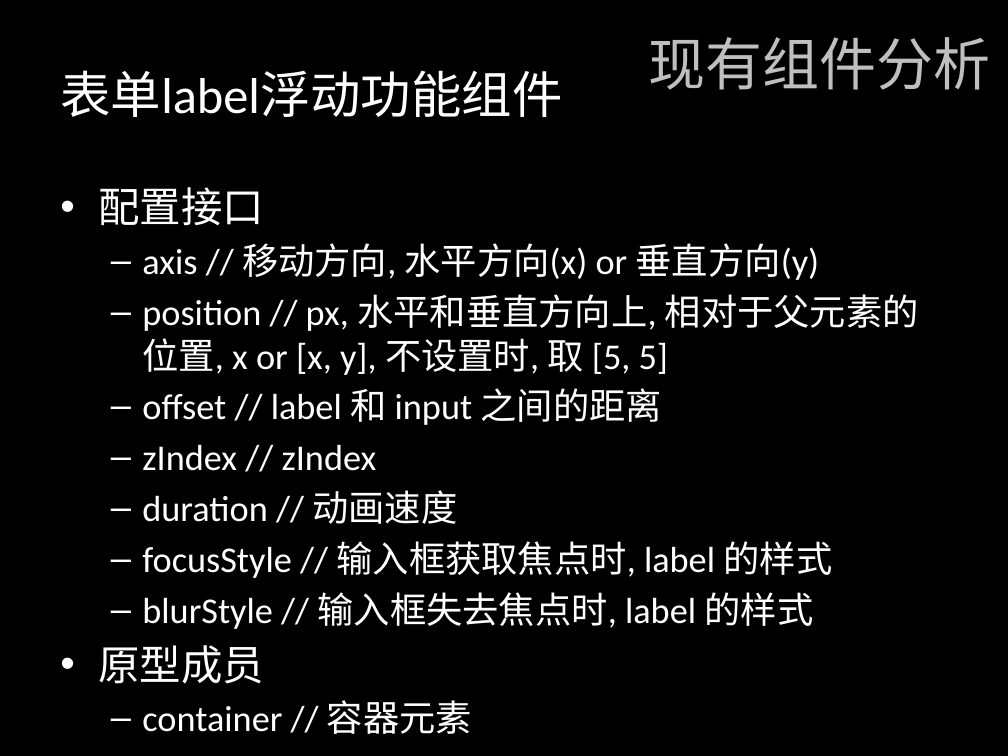
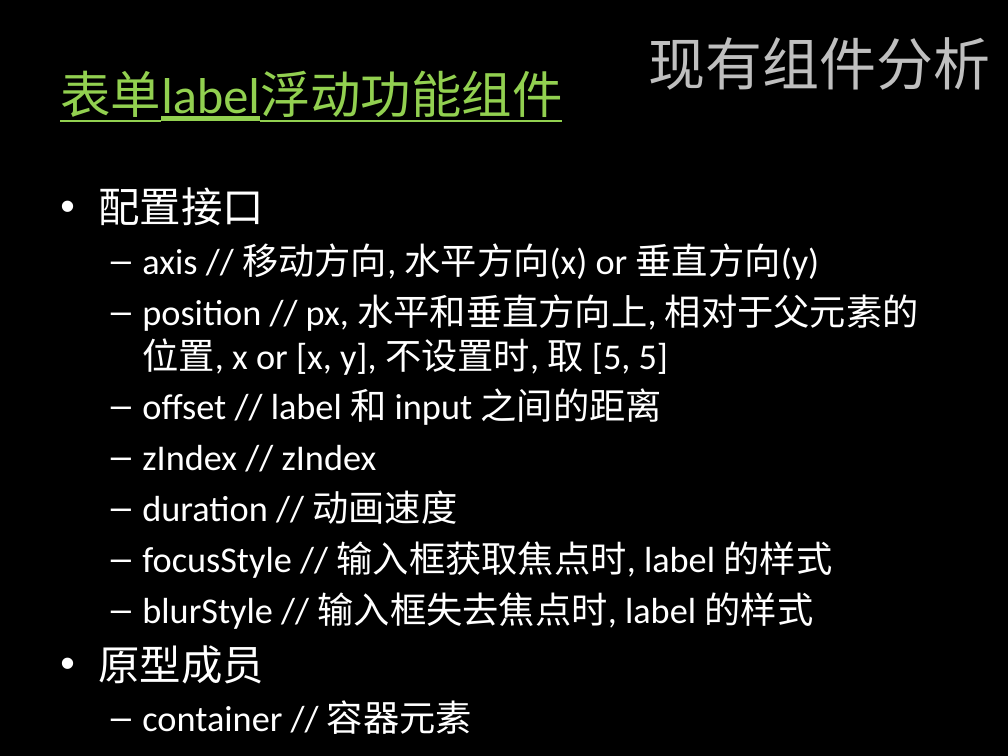
Before and after one commit to dickeylth/FEStudy, a slide deck: slide 23 of class/Kissy Component Coding/基于Kissy的模块化编程.pptx. Drawn at 1008x756 pixels with LibreOffice and Linux fonts; fonts in the diff are those of the drawing. Boxes give left, top, right and bottom in pixels: in the first picture for what was removed or moved away, otherwise in the second. Text is boxed around its words. In the diff, an @@ line names an element or a change of style, - is before the commit and + after.

```diff
--- a/class/Kissy Component Coding/基于Kissy的模块化编程.pptx
+++ b/class/Kissy Component Coding/基于Kissy的模块化编程.pptx
@@ title "表单label浮动功能组件" at (x1=60, y1=70, x2=562, y2=122): text colour #FFFFFF to #92D050, underline on @@
```
Also in this commit, not shown: 6 other slides changed.
